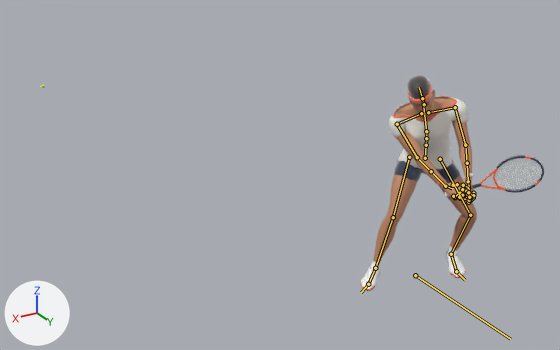
An edit to the glTF model character-pipeline/kai/export/kai.glb, drawn before and after from the same camera.
The view is the same before and after, from a 50 mm lens placed at (3.46, 4.42, 3.1), pointed at (-0.8, -2.69, -0.45). Every picture has the same lights, and +X, +Y and +Z are marked at lower left. The first picture is the older version. Both versions are drawn at frame 17 of the action 'Backhand'; the numbers are the values there. The bones that bend it are drawn over the model as lines.

The first picture shows 'Kai_Body', 'Kai_Hair', 'Kai_Headband', 'Kai_Racket', 'Kai_Shirt', 'Kai_Shoes', 'Kai_Shorts', 'Kai_Socks', 'Kai_Wristband_L', 'Kai_Wristband_R' and 1 more.
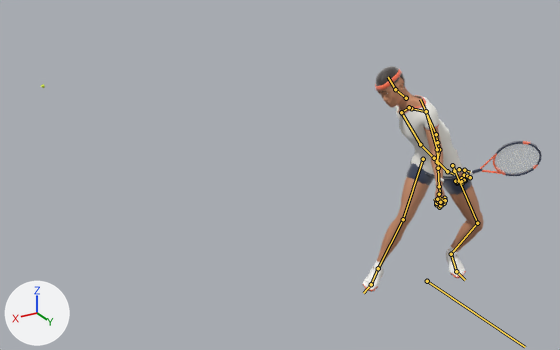
Commit message: Open backhand takeback: chest faces left but stays open to the net

Pixel boxes (x1, y1, x2, y2) of what changed, in the pictures (560 x 350 px):
'Kai_Body', posed (6% taller): before (370, 90, 477, 271); after (373, 77, 483, 269)
'Kai_Shirt', posed (14% narrower, 12% taller): before (388, 96, 468, 171); after (395, 95, 464, 179)
'Kai_Shorts', posed (22% taller): before (394, 161, 460, 187); after (406, 163, 472, 195)
'Kai_Racket', posed: before (445, 155, 544, 197); after (464, 141, 542, 176)
'Kai_Hair', posed: before (407, 76, 430, 99); after (376, 66, 405, 89)
'Kai_Shoes', posed: before (360, 250, 466, 291); after (363, 250, 466, 292)
'Kai_StringBed', posed (6% narrower, 6% shorter): before (495, 158, 542, 190); after (495, 144, 539, 174)
'Kai_Headband', posed: before (407, 81, 432, 104); after (375, 69, 402, 91)
'Kai_Socks', posed: before (371, 246, 458, 271); after (374, 246, 458, 271)
'Kai_Wristband_L', posed: before (464, 173, 473, 180); after (435, 178, 444, 185)
bone 'Root', root to tip: before (415, 275) to (510, 339); after (427, 281) to (525, 347)
bone 'pelvis', root to tip: before (425, 158) to (426, 145); after (437, 162) to (439, 149)
bone 'spine_01', root to tip: before (426, 145) to (426, 138); after (439, 149) to (437, 142)
bone 'spine_02', root to tip: before (426, 138) to (426, 131); after (437, 142) to (436, 134)
bone 'spine_03', root to tip: before (426, 131) to (423, 102); after (436, 134) to (420, 99)
bone 'upperarm_l', root to tip: before (455, 107) to (465, 145); after (426, 111) to (437, 149)
bone 'upperarm_r', root to tip: before (397, 124) to (417, 157); after (401, 112) to (420, 144)
bone 'hand_r', root to tip: before (445, 186) to (452, 188); after (447, 171) to (454, 174)
bone 'neck_01', root to tip: before (424, 104) to (422, 98); after (406, 98) to (395, 89)
bone 'head', root to tip: before (422, 98) to (419, 87); after (395, 89) to (388, 77)
bone 'thigh_l', root to tip: before (440, 159) to (470, 215); after (452, 165) to (477, 223)
bone 'thigh_r', root to tip: before (409, 157) to (393, 217); after (423, 159) to (403, 219)
bone 'calf_r', root to tip: before (393, 217) to (375, 268); after (403, 219) to (378, 268)
bone 'foot_r', root to tip: before (375, 268) to (368, 284); after (378, 268) to (371, 284)

What the commit changed:
Bone 'Root' (bone_root) moves from (-0.258, 0.336, -0.094) to (-0.278, 0.45, -0.094).
Bone 'pelvis' (bone_pelvis) turns from (-37, 145, -13) to (-48, 124, -30) degrees about its own x, y and z.
Bone 'spine_01' (bone_spine_01) turns from (8, 2, 4) to (7, -11, 7) degrees about its own x, y and z.
Bone 'spine_02' (bone_spine_02) turns from (8, 1, 4) to (6, -16, 7) degrees about its own x, y and z.
Bone 'spine_03' (bone_spine_03) turns from (8, 1, 4) to (5, -12, 8) degrees about its own x, y and z.
Bone 'upperarm_l' (bone_upperarm_l) turns from (44, 11, -30) to (26, -45, -60) degrees about its own x, y and z.
Bone 'upperarm_r' (bone_upperarm_r) turns from (85, -39, -19) to (-10, -134, 64) degrees about its own x, y and z.
Bone 'hand_r' (bone_hand_r) turns from (5, -27, -23) to (4, -22, -22) degrees about its own x, y and z.
Bone 'neck_01' (bone_neck_01) turns from (-2, 2, 4) to (-1, 6, -1) degrees about its own x, y and z.
Bone 'head' (bone_head) turns from (-2, 1, 4) to (1, 12, -2) degrees about its own x, y and z.
Bone 'thigh_l' (bone_thigh_l) turns from (-33, -10, -11) to (-14, -32, -14) degrees about its own x, y and z.
Bone 'foot_l' (bone_foot_l) turns from (-12, 26, -2) to (-23, 29, -5) degrees about its own x, y and z.
Bone 'thigh_r' (bone_thigh_r) turns from (-36, 9, -17) to (-31, -12, -12) degrees about its own x, y and z.
Bone 'calf_r' (bone_calf_r) turns from (27, -3, 4) to (19, -4, 8) degrees about its own x, y and z.
Bone 'foot_r' (bone_foot_r) turns from (6, 6, 3) to (10, 11, -1) degrees about its own x, y and z.
